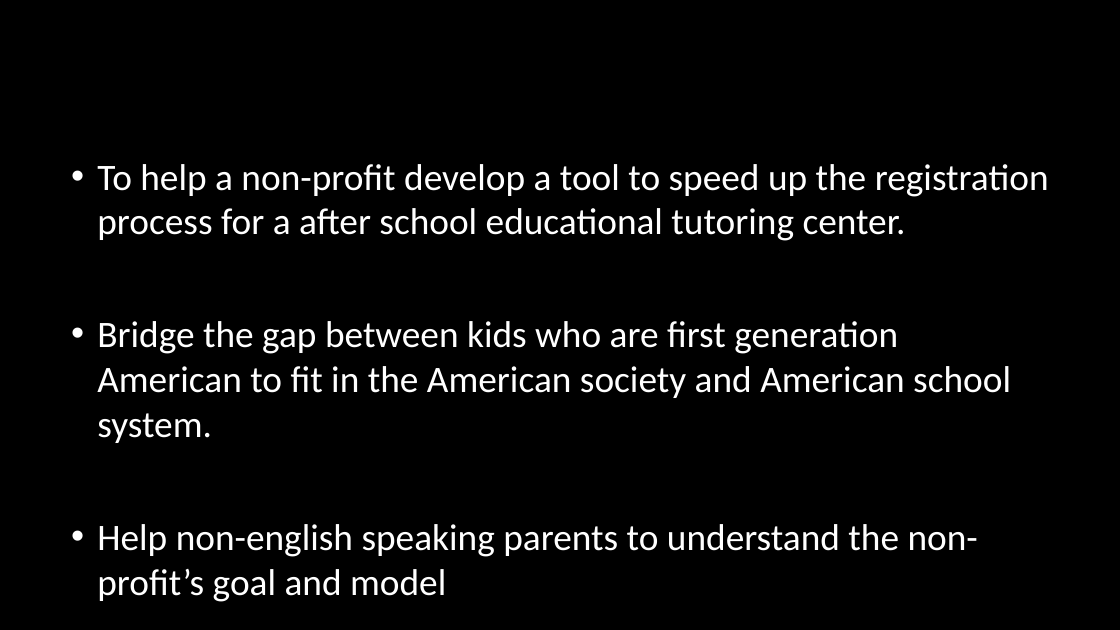
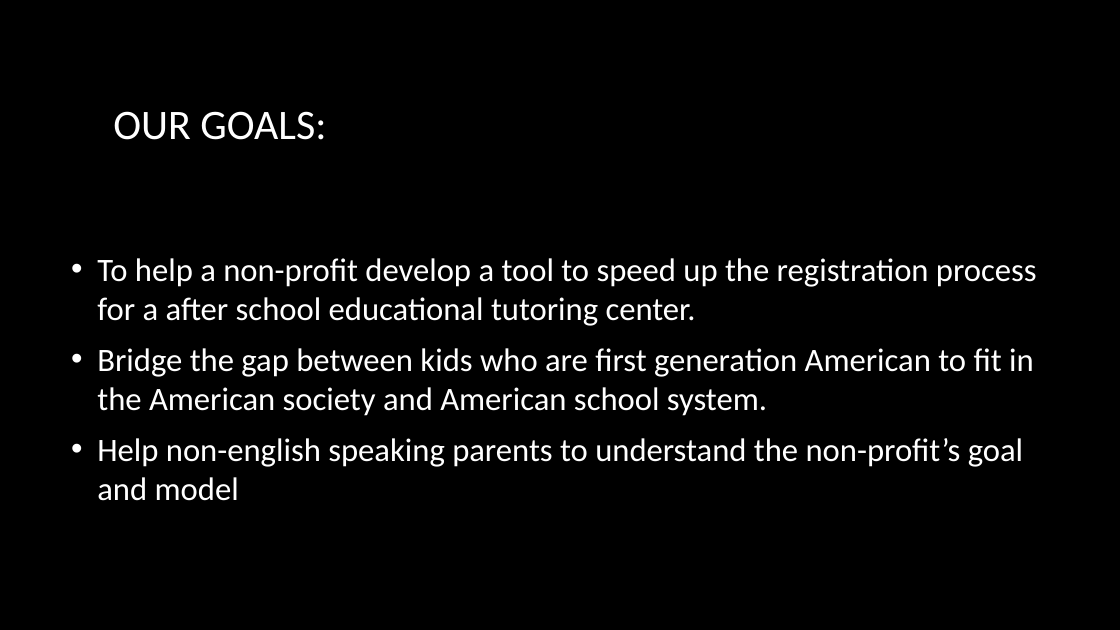
Before and after one commit to Chicago18/team-3, a slide deck: slide 2 of Presentation1.pptx. Drawn at 1120x630 pixels with LibreOffice and Linux fonts; fonts in the diff are those of the drawing; background and template pictures are left out. Boxes give left, top, right and bottom in pixels: in the first picture for what was removed or moved away, otherwise in the second. Text is boxed around its words. In the diff, an @@ line names an element or a change of style, - is before the commit and + after.

```diff
--- a/Presentation1.pptx
+++ b/Presentation1.pptx
@@ title "OUR GOALS:" at box(113, 111, 326, 140): text colour #000000 to #FFFFFF @@
@@ text "To help a non-profit develop ..." at box(97, 258, 1037, 501): size 32 to 28 pt @@
```
Also in this commit, not shown: 1 other slide changed, 3 slides added, 5 slides removed.
